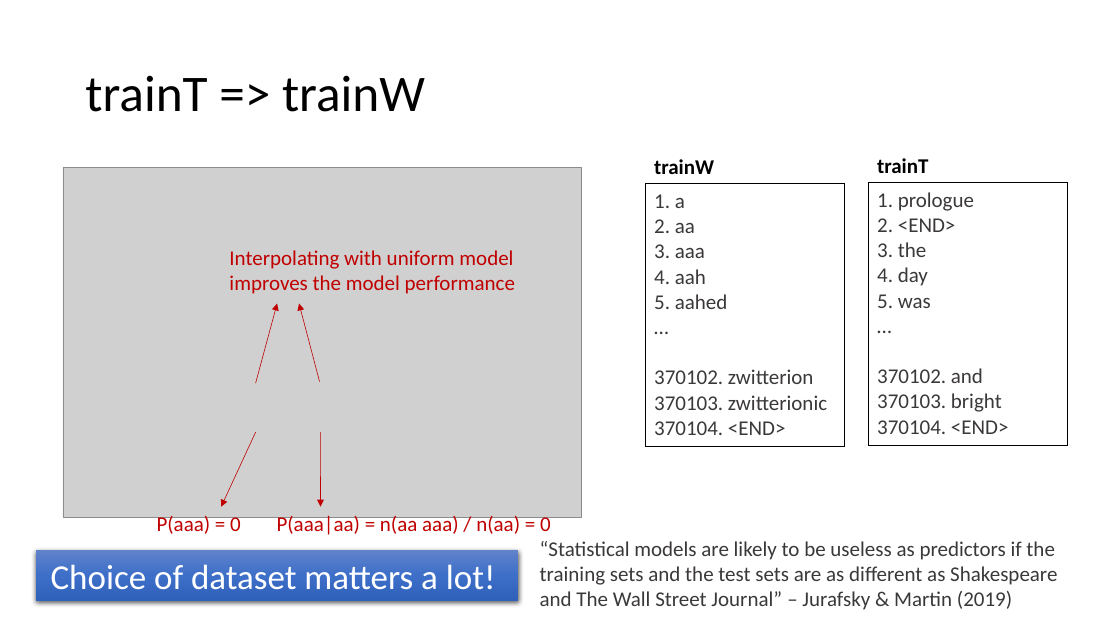
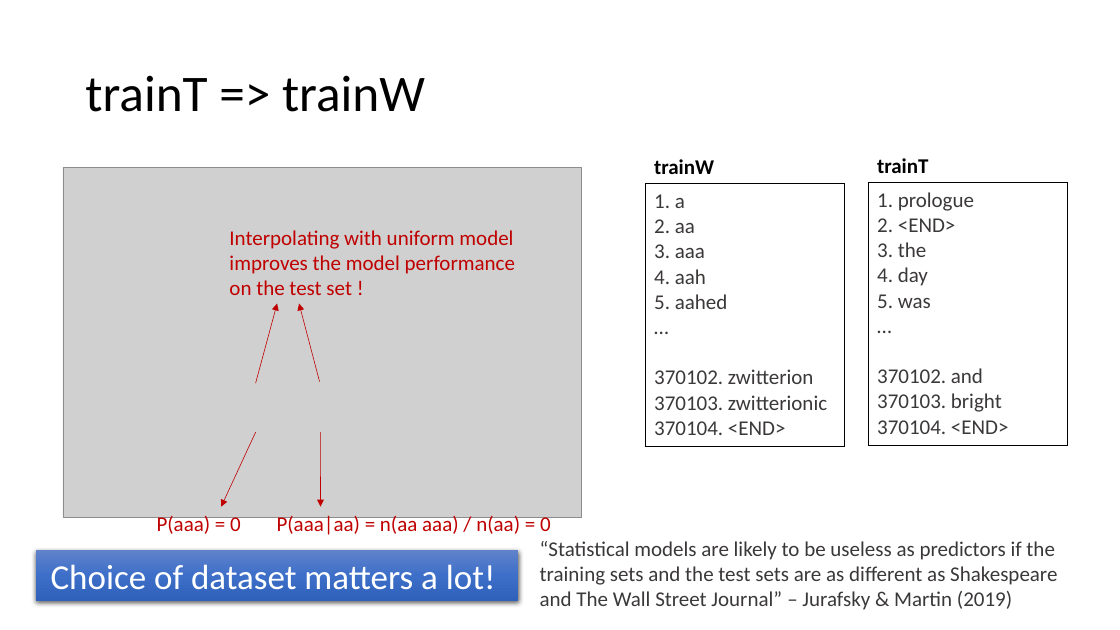
Before and after one commit to khanhnguyendata/ngram, a slide deck: slide 12 of ngram_model_khanh.pptx (slide 13 before the commit). Drawn at 1120x630 pixels with LibreOffice and Linux fonts; fonts in the diff are those of the drawing; grey boxes stand for pictures. Boxes give left, top, right and bottom in pixels: in the first picture for what was removed or moved away, otherwise in the second. Text is boxed around its words. In the diff, an @@ line names an element or a change of style, - is before the commit and + after.

```diff
--- a/ngram_model_khanh.pptx
+++ b/ngram_model_khanh.pptx
@@ text at (229, 230, 515, 295): text changed @@
-Interpolating with uniform model improves the model performance
+Interpolating with uniform model improves the model performance on the test set !
```
Also in this commit, not shown: 11 other slides changed, 1 slide removed, 2 other files.
